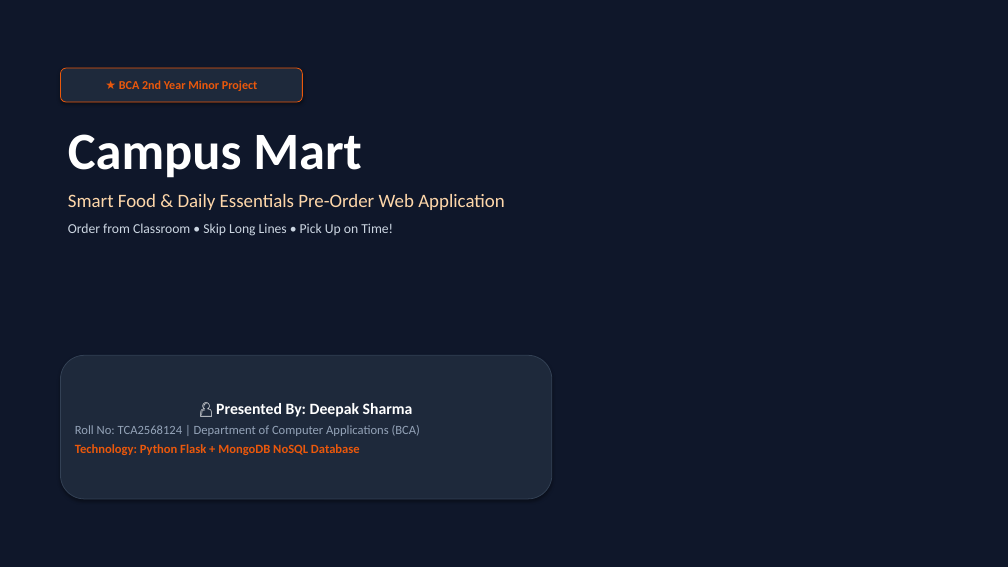
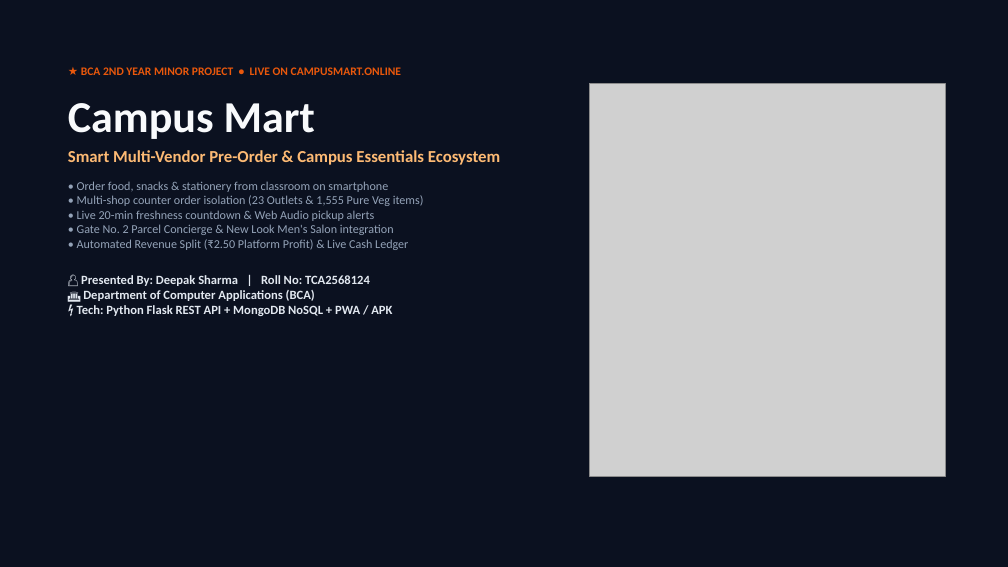
Before and after one commit to deepaksharma74521-blip/campusmart, a slide deck: slide 1 of Campus_Mart_Presentation.pptx. Drawn at 1008x567 pixels with LibreOffice and Linux fonts; fonts in the diff are those of the drawing; grey boxes stand for pictures. Boxes give left, top, right and bottom in pixels: in the first picture for what was removed or moved away, otherwise in the second. Text is boxed around its words. In the diff, an @@ line names an element or a change of style, - is before the commit and + after.

Commit message:
Upgrade mobile-first responsive design, cache-busting v2.1, and 12-slide presentation deck

```diff
--- a/Campus_Mart_Presentation.pptx
+++ b/Campus_Mart_Presentation.pptx
@@ rectangle at (x1=0, y1=0, x2=1008, y2=567): fill #0F172A to #0B1120; outline #0F172A 0.75 pt to none @@
@@ rounded rectangle removed at (x1=60, y1=68, x2=302, y2=102) @@
-★ BCA 2nd Year Minor Project
@@ text added at (x1=68, y1=67, x2=500, y2=316), 11.5 pt, text #94A3B8 @@
+★ BCA 2ND YEAR MINOR PROJECT • LIVE ON CAMPUSMART.ONLINE
+Campus Mart
+Smart Multi-Vendor Pre-Order & Campus Essentials Ecosystem
+• Order food, snacks & stationery from classroom on smartphone
+• Multi-shop counter order isolation (23 Outlets & 1,555 Pure Veg items)
+• Live 20-min freshness countdown & Web Audio pickup alerts
+• Gate No. 2 Parcel Concierge & New Look Men's Salon integration
+• Automated Revenue Split (₹2.50 Platform Profit) & Live Cash Ledger
+👤 Presented By: Deepak Sharma | Roll No: TCA2568124
+🏛️ Department of Computer Applications (BCA)
+⚡ Tech: Python Flask REST API + MongoDB NoSQL + PWA / APK
@@ picture added at (x1=590, y1=83, x2=945, y2=476) @@
@@ text removed at (x1=68, y1=134, x2=505, y2=236) @@
-Campus Mart
-Smart Food & Daily Essentials Pre-Order Web Application
-Order from Classroom • Skip Long Lines • Pick Up on Time!
@@ rounded rectangle removed at (x1=60, y1=355, x2=552, y2=499) @@
-👤 Presented By: Deepak Sharma
-Roll No: TCA2568124 | Department of Computer Applications (BCA)
-Technology: Python Flask + MongoDB NoSQL Database
```
Also in this commit, not shown: 4 other slides changed, 9 slides added, 5 slides removed, 18 other files.
